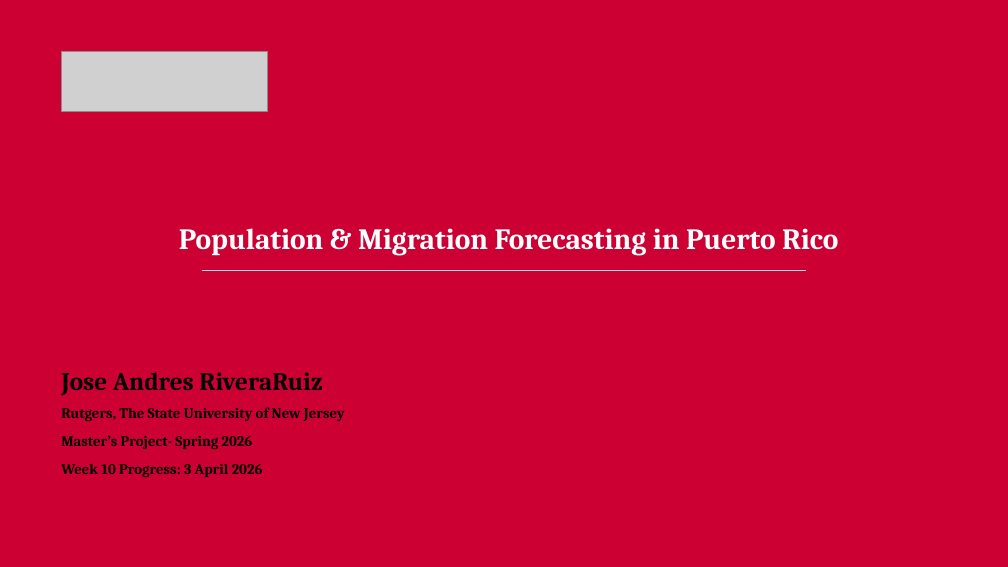
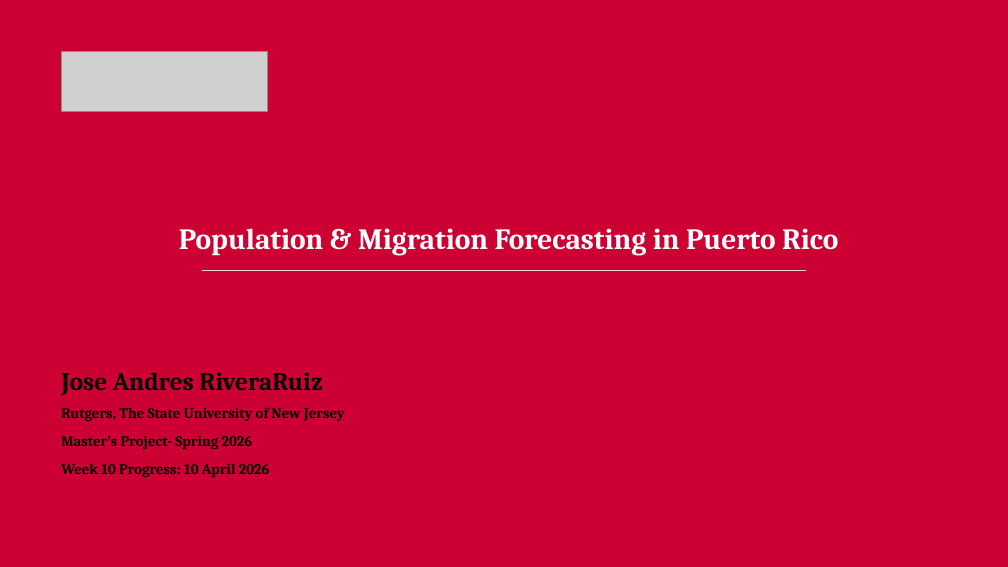
Before and after one commit to Venettov/CAPSTONE_DATA_SCIENCE_RIVERARUIZ, a slide deck: slide 1 of project_reports/10APR_Progress.pptx. Drawn at 1008x567 pixels with LibreOffice and Linux fonts; fonts in the diff are those of the drawing; grey boxes stand for pictures. Boxes give left, top, right and bottom in pixels: in the first picture for what was removed or moved away, otherwise in the second. Text is boxed around its words. In the diff, an @@ line names an element or a change of style, - is before the commit and + after.

```diff
--- a/project_reports/10APR_Progress.pptx
+++ b/project_reports/10APR_Progress.pptx
@@ text at bbox=[61, 464, 270, 477]: text changed @@
-Week 10 Progress: 3 April 2026
+Week 10 Progress: 10 April 2026
```
Also in this commit, not shown: 1 other slide changed, 1 slide added, 2 slides removed, 3 other files.
